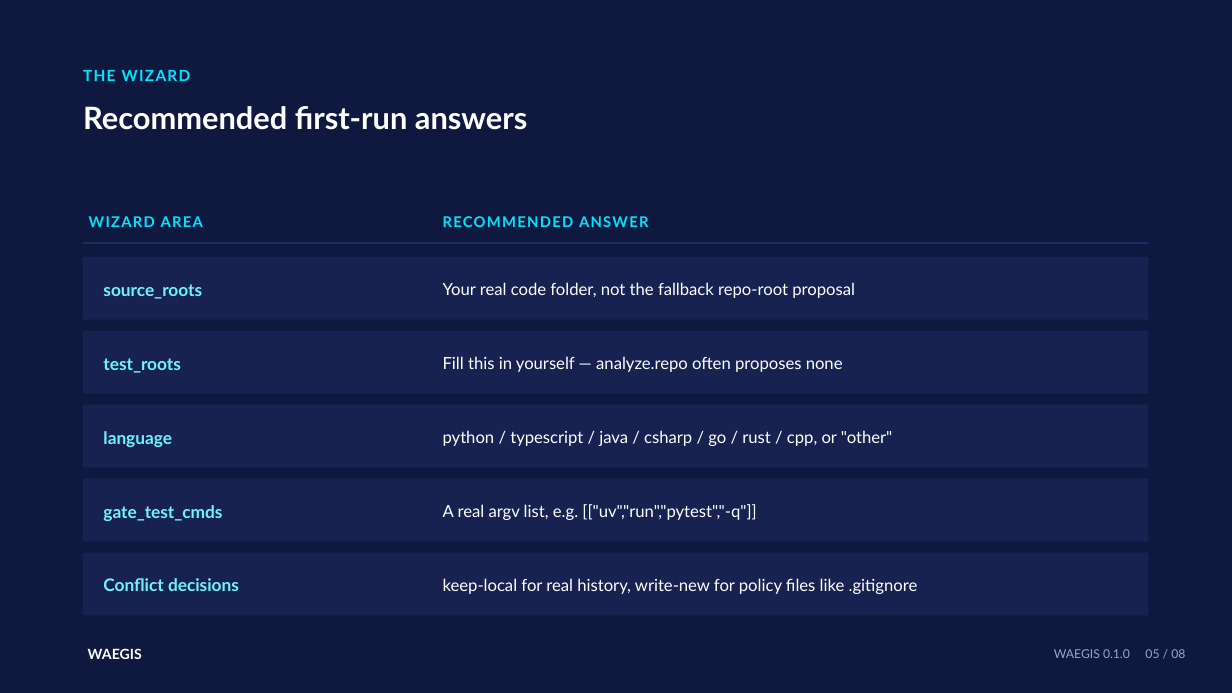
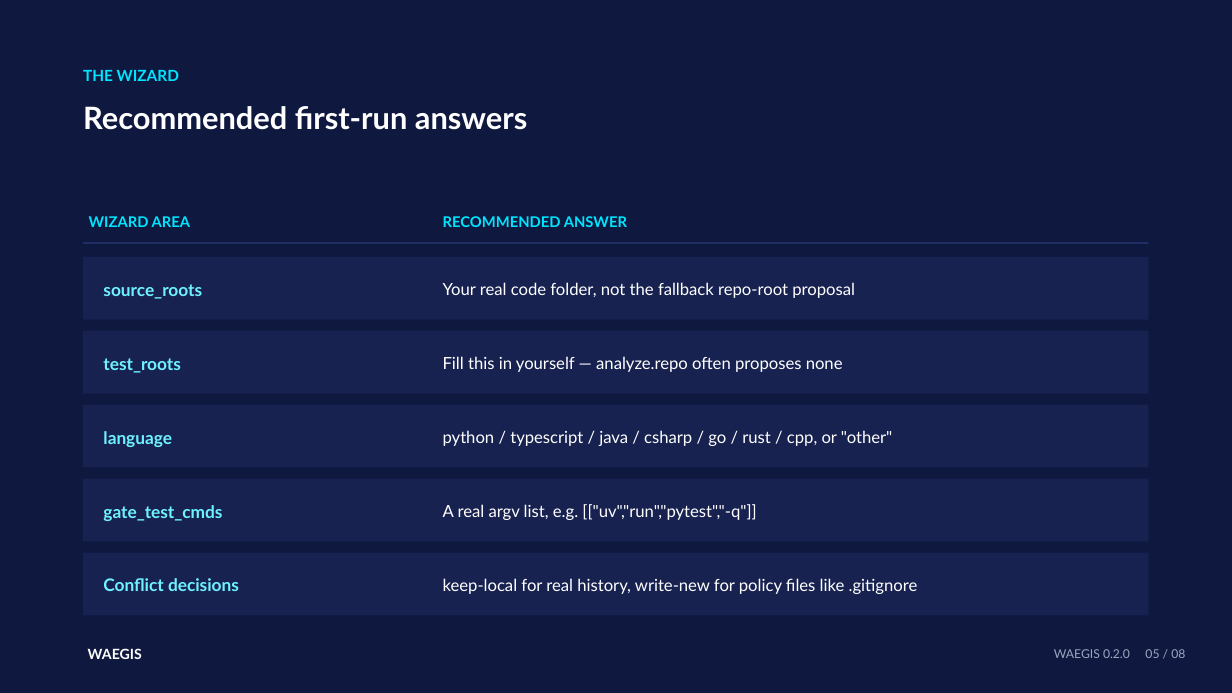
Before and after one commit to DDP-Engineering/Agentic_Engineering_Governance_Integrity_System, a slide deck: slide 5 of 06_SoftwareDocu/WAEGIS_01_Setup_And_First_Adoption.pptx. Drawn at 1232x693 pixels with LibreOffice and Linux fonts; fonts in the diff are those of the drawing. Boxes give left, top, right and bottom in pixels: in the first picture for what was removed or moved away, otherwise in the second. Text is boxed around its words. In the diff, an @@ line names an element or a change of style, - is before the commit and + after.

```diff
--- a/06_SoftwareDocu/WAEGIS_01_Setup_And_First_Adoption.pptx
+++ b/06_SoftwareDocu/WAEGIS_01_Setup_And_First_Adoption.pptx
@@ letter spacing 1 to 0 pt in 3 elements at (83,70,179,81), (89,216,191,227), (443,216,627,227) @@
@@ text at (1054,649,1185,658): text changed @@
-WAEGIS 0.1.0 05 / 08
+WAEGIS 0.2.0 05 / 08
```
Also in this commit, not shown: 7 other slides changed, 4 other files.
